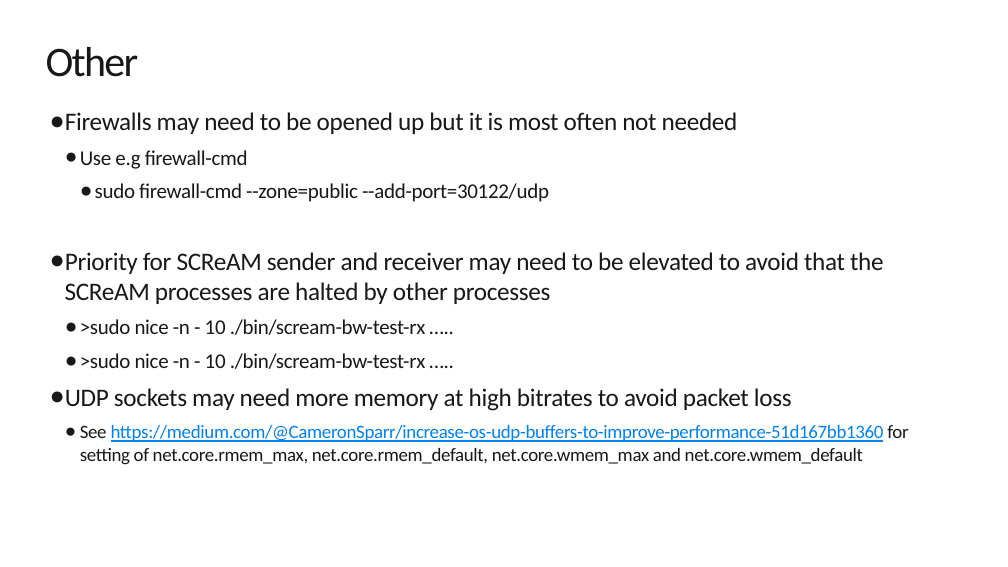
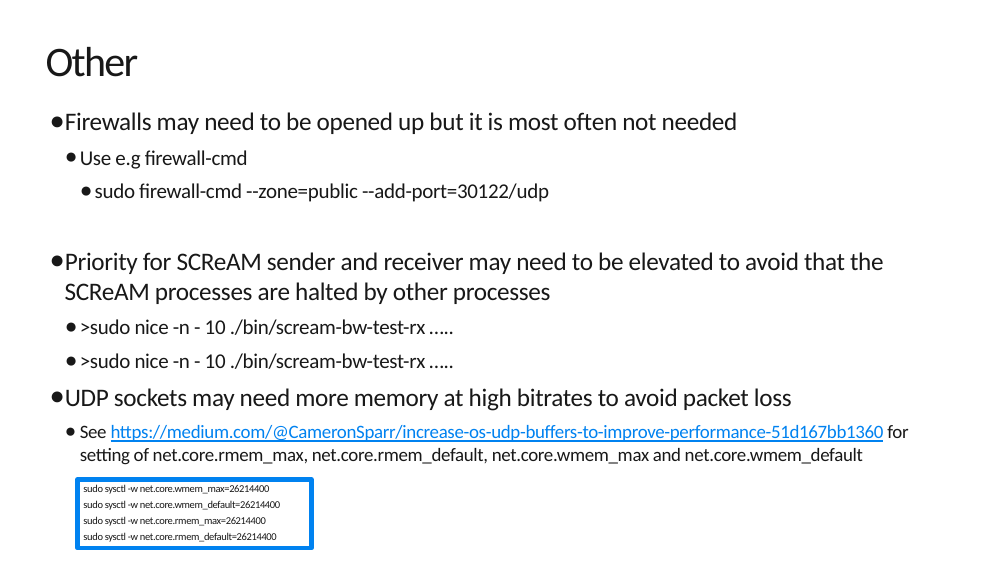
Before and after one commit to 5G-VCA-CC/scream, a slide deck: slide 13 of SCReAM-BW-test-tool.pptx. Drawn at 1008x567 pixels with LibreOffice and Linux fonts; fonts in the diff are those of the drawing; background and template pictures are left out. Boxes give left, top, right and bottom in pixels: in the first picture for what was removed or moved away, otherwise in the second. Text is boxed around its words. In the diff, an @@ line names an element or a change of style, - is before the commit and + after.

```diff
--- a/SCReAM-BW-test-tool.pptx
+++ b/SCReAM-BW-test-tool.pptx
@@ rectangle added at [77,479,311,548], outline #0082F0 4.5 pt, 10 pt, text #181818 @@
+sudo sysctl -w net.core.wmem_max=26214400
+sudo sysctl -w net.core.wmem_default=26214400
+sudo sysctl -w net.core.rmem_max=26214400
+sudo sysctl -w net.core.rmem_default=26214400
```
Also in this commit, not shown: 1 other slide changed.
